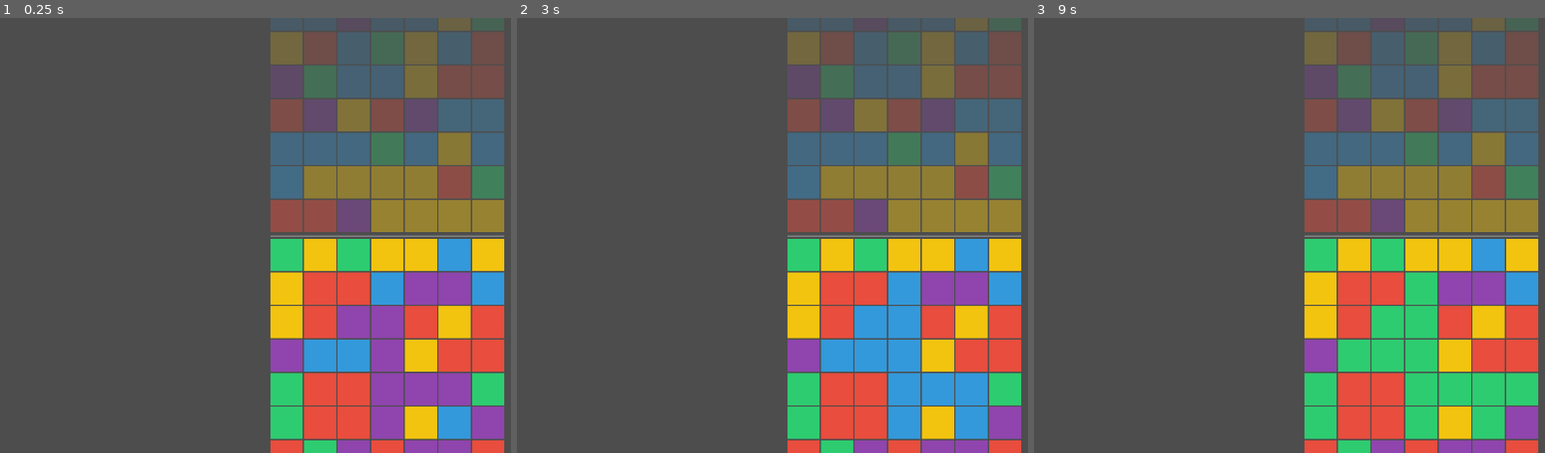
Above: before the commit, frames 1-3 (left to right).
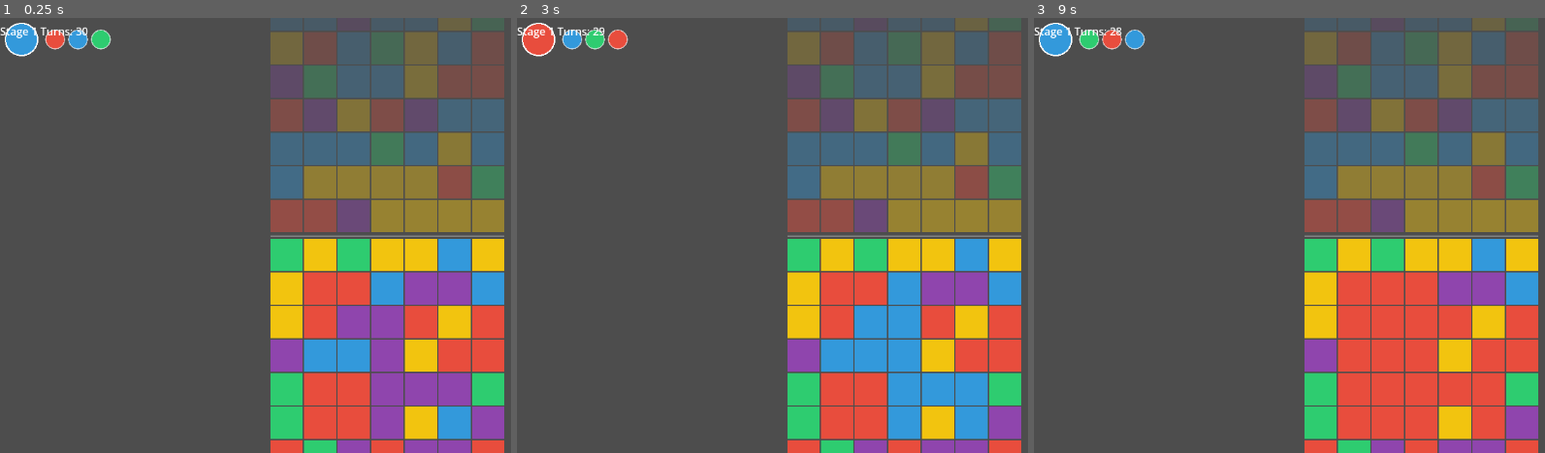
Above: after the commit, the same moments.

Repository: chodolmu/Pictory
Game: Godot game, scene res://scenes/game/game.tscn
The game is run twice, just before and just after one commit, with the same random seed, the same clock (stepped at 60 frames per second) and the same inputs. The project has no main scene, so this scene is started directly.
Inputs (mouse positions are in pixels of both pictures, inside the frame that each line leads up to):
- Up to frame 1 (0.25 s): no input
- Up to frame 2 (3 s): tap Enter at 0.5, 2 s; move the mouse to (outside the picture) at 0.52 s; click (outside the picture) at 0.67 s; tap Space at 1.25, 2.75 s; move the mouse to (746, 257) at 1.27 s; click (746, 257) at 1.42 s; move the mouse to (982, 139) at 2.02 s; click (982, 139) at 2.17 s; move the mouse to (864, 322) at 2.77 s; click (864, 322) at 2.92 s
- Up to frame 3 (9 s): tap Enter at 3.5 s; move the mouse to (outside the picture) at 3.52 s; click (outside the picture) at 3.67 s; tap Space at 4.25 s; move the mouse to (1187, 170) at 4.27 s; click (1187, 170) at 4.42 s; move the mouse to (1458, 235) at 5.02 s; click (1458, 235) at 5.17 s; move the mouse to (1304, 126) at 5.77 s; click (1304, 126) at 5.92 s; move the mouse to (outside the picture) at 6.52 s; click (outside the picture) at 6.67 s; move the mouse to (1263, 257) at 7.27 s; click (1263, 257) at 7.42 s; move the mouse to (1499, 139) at 8.02 s; click (1499, 139) at 8.17 s; move the mouse to (1381, 322) at 8.77 s; click (1381, 322) at 8.92 s

The runs differ from the first frame. In frame 1, 0.9% of the frame differs, in the area x 0-22%, y 1-9%; in frame 2, 0.9%; in frame 3, 6.2%, in the area x 0-93%, y 1-97%.

Commit message:
S03: 연쇄 콤보 + ColorQueue + HUD + 게임 루프 통합
- ChainCombo: destroy→gravity→recheck 반복 (MAX_CHAIN=20)
- ColorQueue: stride scheduling + random offset (1 active + 3 next)
- ColorQueueUI: 활성/다음 색상 원형 표시
- TurnManager: story/infinity 모드 턴 관리 + signal
- HUD: 스테이지·턴·파괴·목표·체인 표시 + progress bar 색상 그라데이션
- GameManager: 전체 파이프라인 통합 (touch→recolor→chain→HUD→clear/gameover)
- game.tscn: ColorQueueUI·HUD 노드 추가

Co-Authored-By: Claude Sonnet 4.6 <noreply@anthropic.com>

Diff:
--- a/scenes/game/game.tscn
+++ b/scenes/game/game.tscn
@@ -1,12 +1,17 @@
-[gd_scene load_steps=3 format=3 uid="uid://game_main"]
+[gd_scene load_steps=5 format=3 uid="uid://game_main"]
 
 [ext_resource type="Script" path="res://scripts/game_manager.gd" id="1_gm"]
 [ext_resource type="Script" path="res://scripts/ui/grid_view.gd" id="2_gv"]
+[ext_resource type="Script" path="res://scripts/ui/color_queue_ui.gd" id="3_cq"]
+[ext_resource type="Script" path="res://scripts/ui/hud.gd" id="4_hud"]
 
 [node name="GameManager" type="Node2D"]
 script = ExtResource("1_gm")
 grid_size = 7
 num_colors = 5
+mode = "story"
+max_turns = 30
+goal = 100
 
 [node name="GridView" type="Control" parent="."]
 script = ExtResource("2_gv")
@@ -16,3 +21,78 @@
 cell_gap = 2
 buffer_gap = 8
 buffer_alpha = 0.45
+
+[node name="ColorQueueUI" type="Control" parent="."]
+script = ExtResource("3_cq")
+offset_left = 0.0
+offset_top = 0.0
+offset_right = 220.0
+offset_bottom = 64.0
+
+[node name="HUD" type="Control" parent="."]
+script = ExtResource("4_hud")
+anchor_right = 1.0
+anchor_bottom = 1.0
+offset_left = 0.0
+offset_top = 0.0
+offset_right = 0.0
+offset_bottom = 0.0
+
+[node name="TopBar" type="HBoxContainer" parent="HUD"]
+anchor_right = 1.0
+offset_bottom = 40.0
+
+[node name="StageLabel" type="Label" parent="HUD/TopBar"]
+text = "Stage 1"
+size_flags_horizontal = 3
+
+[node name="TurnLabel" type="Label" parent="HUD/TopBar"]
+text = "Turns: 30"
+size_flags_horizontal = 3
+horizontal_alignment = 2
+
+[node name="BottomBar" type="HBoxContainer" parent="HUD"]
+anchor_top = 1.0
+anchor_right = 1.0
+anchor_bottom = 1.0
+offset_top = -40.0
+offset_bottom = 0.0
+
+[node name="DestroyedLabel" type="Label" parent="HUD/BottomBar"]
+text = "Destroyed: 0"
+size_flags_horizontal = 3
+
+[node name="GoalLabel" type="Label" parent="HUD/BottomBar"]
+text = "Goal: 100"
+size_flags_horizontal = 3
+horizontal_alignment = 2
+
+[node name="ProgressBar" type="ProgressBar" parent="HUD"]
+anchor_top = 1.0
+anchor_right = 1.0
+anchor_bottom = 1.0
+offset_top = -60.0
+offset_bottom = -40.0
+max_value = 100.0
+value = 0.0
+
+[node name="ProgressLabel" type="Label" parent="HUD/ProgressBar"]
+anchor_right = 1.0
+anchor_bottom = 1.0
+text = "0 / 100"
+horizontal_alignment = 1
+vertical_alignment = 1
+
+[node name="ChainLabel" type="Label" parent="HUD"]
+anchor_left = 0.5
+anchor_top = 0.5
+anchor_right = 0.5
+anchor_bottom = 0.5
+offset_left = -120.0
+offset_top = -30.0
+offset_right = 120.0
+offset_bottom = 30.0
+text = "Chain x2!"
+visible = false
+horizontal_alignment = 1
+vertical_alignment = 1
--- /dev/null
+++ b/scripts/core/chain_combo.gd
@@ -0,0 +1,38 @@
+class_name ChainCombo
+extends RefCounted
+
+## destroy → gravity → recheck 반복 chain combo 시스템.
+
+const MAX_CHAIN: int = 20
+
+class ChainResult:
+	var chain_count: int = 0
+	var total_destroyed: int = 0
+	var destroyed_per_chain: Array[int] = []
+
+static func execute(grid: Grid) -> ChainResult:
+	var result = ChainResult.new()
+
+	for i in range(MAX_CHAIN):
+		var destroy_set = RowDestroy.check_all(grid)
+
+		if destroy_set.size() == 0:
+			break
+
+		# 파괴
+		for cell in destroy_set:
+			grid.set_cell_color(cell.x, cell.y, -1)
+
+		# Gravity
+		Gravity.apply(grid)
+
+		result.chain_count += 1
+		result.total_destroyed += destroy_set.size()
+		result.destroyed_per_chain.append(destroy_set.size())
+
+		print("Chain ", result.chain_count, ": destroyed ", destroy_set.size(), " cells")
+
+	if result.chain_count >= MAX_CHAIN:
+		push_warning("ChainCombo: MAX_CHAIN reached!")
+
+	return result
--- /dev/null
+++ b/scripts/core/color_queue.gd
@@ -0,0 +1,46 @@
+class_name ColorQueue
+extends RefCounted
+
+## stride scheduling + random offset 방식 색상 큐.
+## 큐 크기: 항상 4개 유지 (1 active + 3 next).
+
+var stride_length: int = 3
+var offset_range: int = 1
+var num_colors: int = 5
+
+var _queue: Array[int] = []
+var _base_index: int = 0
+
+func _init() -> void:
+	_fill_queue()
+
+func _fill_queue() -> void:
+	while _queue.size() < 4:
+		_queue.append(_generate_next())
+
+func _generate_next() -> int:
+	var base_color = _base_index % num_colors
+	var offset = randi_range(-offset_range, offset_range)
+	var color = (base_color + offset) % num_colors
+	if color < 0:
+		color += num_colors
+	_base_index += 1
+
+	# 연속 3회 동일 색 방지
+	if _queue.size() >= 2 and _queue[-1] == color and _queue[-2] == color:
+		color = (color + 1) % num_colors
+
+	return color
+
+func get_active_color() -> int:
+	return _queue[0]
+
+func get_next_colors() -> Array[int]:
+	return _queue.slice(1, 4)
+
+func advance() -> void:
+	_queue.pop_front()
+	_fill_queue()
+
+func peek_all() -> Array[int]:
+	return _queue.duplicate()
--- /dev/null
+++ b/scripts/core/turn_manager.gd
@@ -0,0 +1,30 @@
+class_name TurnManager
+extends RefCounted
+
+## 게임 모드별 턴 관리 시스템.
+
+signal turn_changed(turns_used: int, turns_remaining: int)
+
+var mode: String = "story"
+var max_turns: int = 30
+
+var turns_used: int = 0
+
+var turns_remaining: int:
+	get:
+		if mode == "story":
+			return max_turns - turns_used
+		return -1  # infinity mode에서는 의미 없음
+
+func use_turn() -> void:
+	turns_used += 1
+	turn_changed.emit(turns_used, turns_remaining)
+
+func is_game_over() -> bool:
+	if mode == "story":
+		return turns_remaining <= 0
+	return false
+
+func reset() -> void:
+	turns_used = 0
+	turn_changed.emit(turns_used, turns_remaining)
--- a/scripts/game_manager.gd
+++ b/scripts/game_manager.gd
@@ -1,105 +1,181 @@
 class_name GameManager
 extends Node2D
 
-## 게임 전체 흐름을 조율하는 최상위 매니저.
-## S02: recolor → row/col destroy → gravity 1-cycle 파이프라인.
+## S03: 전체 게임 루프 통합.
+## touch → same-color guard → use_turn → recolor(BFS+queue) → chain combo → HUD → clear/gameover
 
-const FloodFillScript = preload("res://scripts/core/flood_fill.gd")
-const RowDestroyScript = preload("res://scripts/core/row_destroy.gd")
-const GravityScript = preload("res://scripts/core/gravity.gd")
-## S03: chain combo + ColorQueue 연결 예정.
+const FloodFill = preload("res://scripts/core/flood_fill.gd")
+const ColorQueueScript = preload("res://scripts/core/color_queue.gd")
+const TurnManagerScript = preload("res://scripts/core/turn_manager.gd")
+const ChainComboScript = preload("res://scripts/core/chain_combo.gd")
 
+signal game_cleared
+signal game_over
+
+@export var mode: String = "story"
 @export var grid_size: int = 7
 @export var num_colors: int = 5
+@export var max_turns: int = 30
+@export var goal: int = 100
+@export var time_limit: float = 120.0
 
+# Core systems
+var _grid: Grid
+var _color_queue: Object
+var _turn_manager: Object
+
+# UI
 @onready var _grid_view: GridView = $GridView
+@onready var _color_queue_ui = $ColorQueueUI
+@onready var _hud = $HUD
 
-var _grid: Grid
+# State
+var _total_destroyed: int = 0
 var _processing: bool = false
-var _temp_color_index: int = 0  # S03에서 ColorQueue로 교체
+var _game_ended: bool = false
+
+# Infinity mode timer
+var _time_remaining: float = 0.0
 
 func _ready() -> void:
+	_initialize_game()
+
+func _process(delta: float) -> void:
+	if mode == "infinity" and not _game_ended:
+		_time_remaining -= delta
+		if _time_remaining <= 0.0:
+			_time_remaining = 0.0
+			_hud.update_timer(_time_remaining)
+			if not _processing:
+				_show_result("Game Over")
+				game_over.emit()
+		else:
+			_hud.update_timer(_time_remaining)
+
+# ─────────────────────────────────────────
+# 초기화
+# ─────────────────────────────────────────
+
+func _initialize_game() -> void:
+	_total_destroyed = 0
+	_game_ended = false
+
+	# Grid
 	_grid = Grid.new()
 	_grid.init_grid(grid_size, num_colors)
+
+	# ColorQueue
+	_color_queue = ColorQueueScript.new()
+	_color_queue.num_colors = num_colors
+
+	# TurnManager
+	_turn_manager = TurnManagerScript.new()
+	_turn_manager.mode = mode
+	_turn_manager.max_turns = max_turns
+
+	# UI setup
 	_grid_view.setup(_grid)
+	_color_queue_ui.setup(_color_queue)
+	_hud.setup(mode, 1, goal, max_turns)
+
+	if mode == "infinity":
+		_time_remaining = time_limit
+		_hud.setup_infinity_timer(time_limit)
+
+	# Signal connections
 	_grid_view.cell_touched.connect(_on_cell_touched)
+	_turn_manager.turn_changed.connect(_hud.update_turns)
 
 # ─────────────────────────────────────────
 # 입력 처리
 # ─────────────────────────────────────────
 
 func _on_cell_touched(x: int, y: int) -> void:
-	if _processing:
+	if _processing or _game_ended:
 		return
 
 	var cell = _grid.get_cell(x, y)
 	if cell == null or cell.color == -1:
 		return
 
-	var active_color = _get_next_color()
+	var active_color = _color_queue.get_active_color()
 
 	# Same-color guard
 	if cell.color == active_color:
 		print("Same color — no action")
 		return
 
+	# === 유효한 액션 시작 ===
 	_processing = true
 	_grid_view.lock_input()
 
-	# 1. BFS recolor
-	var group = FloodFillScript.flood_fill(_grid, x, y)
+	# 1. Turn
+	_turn_manager.use_turn()
+
+	# 2. BFS Recolor
+	var group = FloodFill.flood_fill(_grid, x, y)
 	for c in group:
 		_grid.set_cell_color(c.x, c.y, active_color)
 	print("Recolor group size: ", group.size())
-
 	_grid_view.refresh()
 
-	# 2. Destroy + Gravity 1-cycle
-	_do_destroy_gravity_cycle()
+	# 3. ColorQueue advance
+	_color_queue.advance()
+	_color_queue_ui.refresh()
+
+	# 4. Chain Combo
+	var result = ChainComboScript.execute(_grid)
+	_total_destroyed += result.total_destroyed
+
+	# 5. HUD 갱신
+	_hud.update_destroyed(result.total_destroyed)
+	if result.chain_count > 1:
+		_hud.show_chain(result.chain_count)
+	_grid_view.refresh()
+
+	# 6. Clear/GameOver 판정
+	_check_game_state()
 
 	_processing = false
-	_grid_view.unlock_input()
+	if not _game_ended:
+		_grid_view.unlock_input()
 
 # ─────────────────────────────────────────
-# 코어 파이프라인
+# 게임 상태 판정 (T7)
 # ─────────────────────────────────────────
 
-func _do_destroy_gravity_cycle() -> void:
-	var destroy_set = RowDestroyScript.check_all(_grid)
+func _check_game_state() -> void:
+	if mode == "story":
+		if _total_destroyed >= goal:
+			_show_result("Stage Clear!")
+			game_cleared.emit()
+		elif _turn_manager.turns_remaining <= 0:
+			_show_result("Game Over")
+			game_over.emit()
+	# infinity mode: _process에서 타이머 체크
 
-	if destroy_set.size() == 0:
-		print("No completed lines")
-		return
+func _show_result(text: String) -> void:
+	_game_ended = true
+	_grid_view.lock_input()
 
-	print("Completed lines found — destroying ", destroy_set.size(), " cells")
+	var label = Label.new()
+	label.text = text
+	label.horizontal_alignment = HORIZONTAL_ALIGNMENT_CENTER
+	label.vertical_alignment = VERTICAL_ALIGNMENT_CENTER
 
-	# 파괴 (color → -1)
-	for cell in destroy_set:
-		_grid.set_cell_color(cell.x, cell.y, -1)
+	# 스타일
+	var settings = LabelSettings.new()
+	settings.font_size = 48
+	settings.font_color = Color.WHITE
+	settings.shadow_color = Color(0.0, 0.0, 0.0, 0.8)
+	settings.shadow_size = 4
+	label.label_settings = settings
 
-	_grid_view.refresh()
+	# 화면 중앙 배치
+	var vp_size = get_viewport_rect().size
+	label.position = Vector2(0.0, 0.0)
+	label.size = vp_size
+	label.z_index = 100
 
-	# Gravity
-	GravityScript.apply(_grid)
-
-	_grid_view.refresh()
-	print("Cycle complete")
-
-# ─────────────────────────────────────────
-# 임시 색상 (S03에서 ColorQueue로 교체)
-# ─────────────────────────────────────────
-
-func _get_next_color() -> int:
-	_temp_color_index = (_temp_color_index + 1) % _grid.num_colors
-	return _temp_color_index
-
-# ─────────────────────────────────────────
-# 디버그 헬퍼
-# ─────────────────────────────────────────
-
-func _debug_set_row(y: int, color: int) -> void:
-	for x in range(_grid.grid_size):
-		_grid.set_cell_color(x, y, color)
-	# 마지막 셀만 다른 색 (완성 직전 상태)
-	_grid.set_cell_color(_grid.grid_size - 1, y, (color + 1) % _grid.num_colors)
-	_grid_view.refresh()
+	add_child(label)
+	print("Game result: ", text)
--- /dev/null
+++ b/scripts/ui/color_queue_ui.gd
@@ -0,0 +1,38 @@
+class_name ColorQueueUI
+extends Control
+
+## 활성 색상(큰 원) + 다음 3개(작은 원) 표시 UI.
+
+const ACTIVE_RADIUS: float = 24.0
+const NEXT_RADIUS: float = 14.0
+const SPACING: float = 12.0
+
+var _color_queue = null
+
+func setup(queue) -> void:
+	_color_queue = queue
+	queue_redraw()
+
+func refresh() -> void:
+	queue_redraw()
+
+func _draw() -> void:
+	if _color_queue == null:
+		return
+
+	var palette = GridView.COLOR_PALETTE
+
+	# Active color (큰 원)
+	var active_color = _color_queue.get_active_color()
+	var active_pos = Vector2(ACTIVE_RADIUS + 8.0, ACTIVE_RADIUS + 8.0)
+	draw_circle(active_pos, ACTIVE_RADIUS, palette[active_color])
+	draw_arc(active_pos, ACTIVE_RADIUS, 0.0, TAU, 32, Color.WHITE, 2.0)
+
+	# Next colors (작은 원들)
+	var next_colors = _color_queue.get_next_colors()
+	var next_x = active_pos.x + ACTIVE_RADIUS + SPACING + NEXT_RADIUS
+	for i in range(next_colors.size()):
+		var pos = Vector2(next_x, active_pos.y)
+		draw_circle(pos, NEXT_RADIUS, palette[next_colors[i]])
+		draw_arc(pos, NEXT_RADIUS, 0.0, TAU, 24, Color(1.0, 1.0, 1.0, 0.6), 1.5)
+		next_x += NEXT_RADIUS * 2.0 + SPACING * 0.5
--- /dev/null
+++ b/scripts/ui/hud.gd
@@ -0,0 +1,107 @@
+class_name HUD
+extends Control
+
+## HUD: 스테이지/턴/파괴/목표 + progress bar + chain 표시.
+
+@onready var stage_label: Label = $TopBar/StageLabel
+@onready var turn_label: Label = $TopBar/TurnLabel
+@onready var destroyed_label: Label = $BottomBar/DestroyedLabel
+@onready var goal_label: Label = $BottomBar/GoalLabel
+@onready var chain_label: Label = $ChainLabel
+@onready var progress_bar: ProgressBar = $ProgressBar
+@onready var progress_label: Label = $ProgressBar/ProgressLabel
+
+var _mode: String = "story"
+var _total_destroyed: int = 0
+var _goal: int = 100
+
+# ─────────────────────────────────────────
+# 초기화
+# ─────────────────────────────────────────
+
+func setup(mode: String, stage: int = 1, goal: int = 100, max_turns: int = 30) -> void:
+	_mode = mode
+	_goal = goal
+	_total_destroyed = 0
+
+	if mode == "story":
+		stage_label.text = "Stage %d" % stage
+		goal_label.text = "Goal: %d" % goal
+		turn_label.text = "Turns: %d" % max_turns
+		progress_bar.max_value = goal
+		progress_bar.value = 0
+		progress_label.text = "0 / %d" % goal
+	else:
+		stage_label.text = "Infinity"
+		goal_label.text = ""
+		turn_label.text = "Turns: 0"
+		progress_bar.max_value = 1.0
+		progress_bar.value = 1.0
+		progress_label.text = ""
+
+	chain_label.visible = false
+
+# ─────────────────────────────────────────
+# 갱신
+# ─────────────────────────────────────────
+
+func update_turns(used: int, remaining: int) -> void:
+	if _mode == "story":
+		turn_label.text = "Turns: %d" % remaining
+	else:
+		turn_label.text = "Turns: %d" % used
+
+func update_destroyed(count: int) -> void:
+	_total_destroyed += count
+	destroyed_label.text = "Destroyed: %d" % _total_destroyed
+
+	if _mode == "story":
+		var tween = create_tween()
+		tween.tween_property(progress_bar, "value", float(_total_destroyed), 0.3)
+		progress_label.text = "%d / %d" % [_total_destroyed, _goal]
+		_update_bar_color()
+
+func setup_infinity_timer(time_limit: float) -> void:
+	progress_bar.max_value = time_limit
+	progress_bar.value = time_limit
+	progress_label.text = "%d s" % int(time_limit)
+
+func update_timer(remaining: float) -> void:
+	progress_bar.value = remaining
+	progress_label.text = "%d s" % int(remaining)
+	_update_bar_color()
+
+func show_chain(chain_count: int) -> void:
+	if chain_count > 1:
+		chain_label.text = "Chain x%d!" % chain_count
+		chain_label.modulate.a = 1.0
+		chain_label.visible = true
+		var tween = create_tween()
+		tween.tween_property(chain_label, "modulate:a", 0.0, 0.8).set_delay(0.7)
+		tween.tween_callback(func(): chain_label.visible = false; chain_label.modulate.a = 1.0)
+	else:
+		chain_label.visible = false
+
+# ─────────────────────────────────────────
+# Progress bar 색상 그라데이션
+# ─────────────────────────────────────────
+
+func _update_bar_color() -> void:
+	var ratio: float
+	if _mode == "story":
+		ratio = float(_total_destroyed) / float(_goal) if _goal > 0 else 0.0
+	else:
+		ratio = progress_bar.value / progress_bar.max_value if progress_bar.max_value > 0 else 0.0
+
+	var color: Color
+	if ratio > 0.6:
+		color = Color.GREEN.lerp(Color.YELLOW, (1.0 - ratio) / 0.4)
+	elif ratio > 0.3:
+		color = Color.YELLOW.lerp(Color.ORANGE, (0.6 - ratio) / 0.3)
+	else:
+		color = Color.ORANGE.lerp(Color.RED, (0.3 - ratio) / 0.3 if ratio > 0.0 else 1.0)
+
+	var style = progress_bar.get_theme_stylebox("fill").duplicate()
+	if style is StyleBoxFlat:
+		style.bg_color = color
+		progress_bar.add_theme_stylebox_override("fill", style)
Not shown, added: scripts/core/flood_fill.gd.uid
Not shown, added: scripts/core/gravity.gd.uid
Not shown, added: scripts/core/row_destroy.gd.uid
